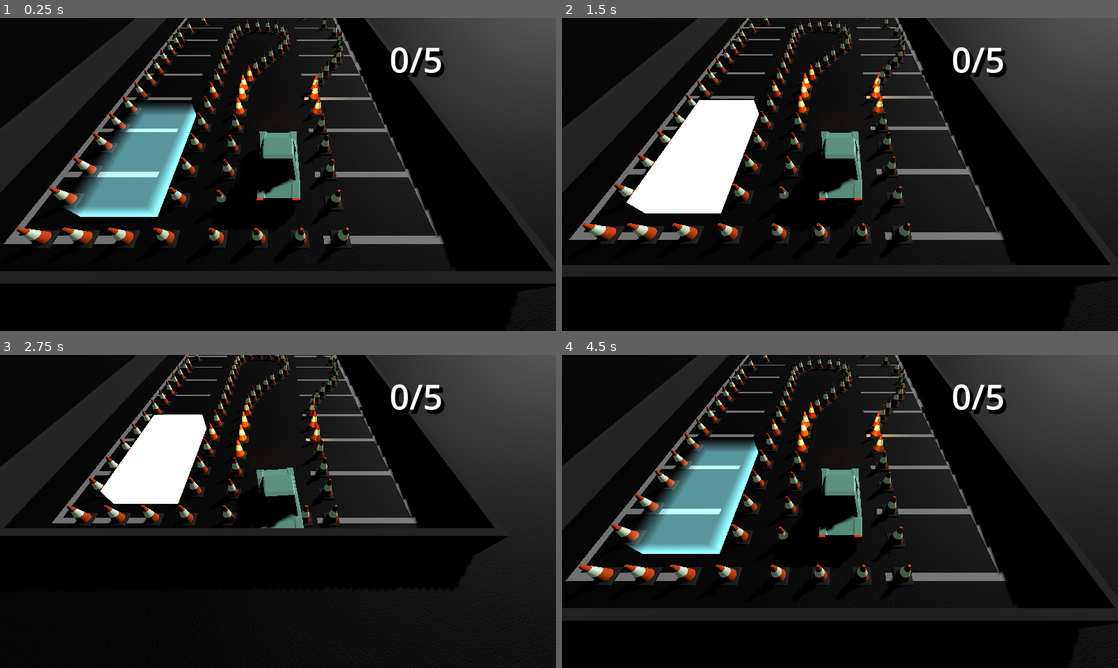
Above: before the commit, frames 1-4 (two rows, left to right).
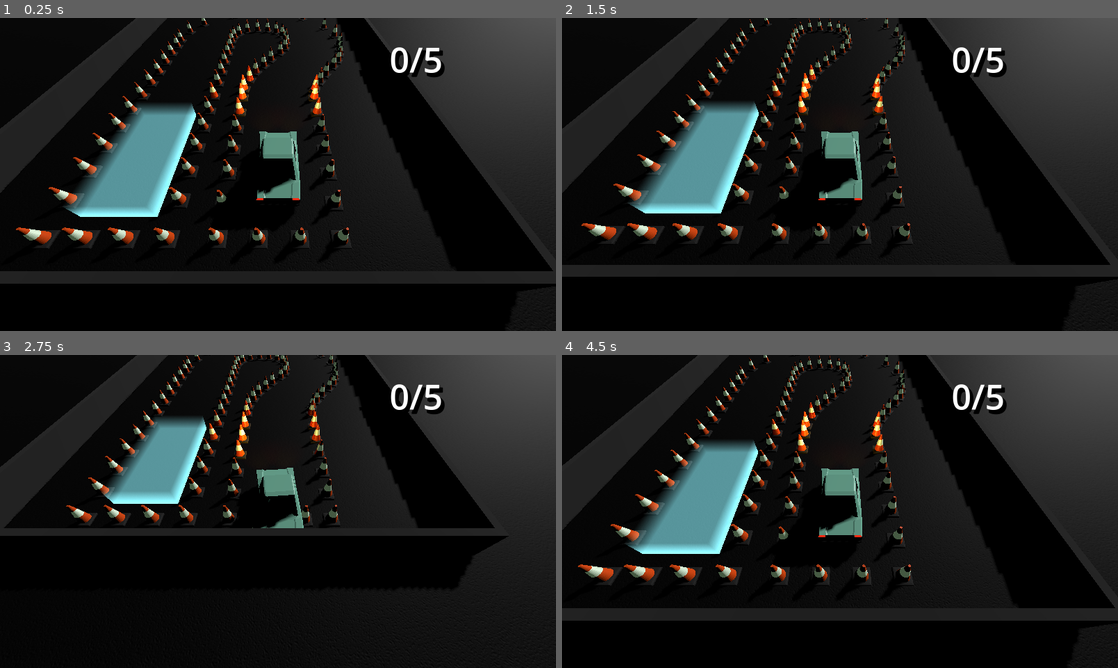
Above: after the commit, the same moments.

Repository: TomMurray/ValetV2
Game: Godot game, scene res://scenes/levels/test.tscn
The game is run twice, just before and just after one commit, with the same random seed, the same clock (stepped at 60 frames per second) and the same inputs.
Inputs:
- Up to frame 1 (0.25 s): no input
- Up to frame 2 (1.5 s): tap Enter at 0.5 s; hold Right (steer_right) 0.53-1.28 s; tap R (restart) at 1.25 s; hold Down (brake_reverse) from 1.28 s (still down)
- Up to frame 3 (2.75 s): release Down (brake_reverse) at 2.03 s; hold Right (steer_right) from 2.03 s (still down)
- Up to frame 4 (4.5 s): release Right (steer_right) at 2.78 s; hold Up (accelerate) 2.78-3.53 s; hold Left (steer_left) 3.53-4.25 s; click "RETRY" at 4.25 s

The runs differ from the first frame. In frame 1, 2.9% of the frame differs, in the area x 0-80%, y 0-73%; in frame 2, 7.9%, in the area x 1-80%, y 0-71%; in frame 3, 5.2%; in frame 4, 2.9%.

Commit message:
Fix road paint shader properly - use MODEL_MATRIX

Diff:
--- a/scenes/levels/test.tscn
+++ b/scenes/levels/test.tscn
@@ -78,7 +78,8 @@
 target = NodePath("../picocar")
 
 [node name="Camera3D" type="Camera3D" parent="follow_camera" node_paths=PackedStringArray("target")]
-transform = Transform3D(-0.99999, 0.00363988, -0.00273075, 0, 0.600117, 0.799912, 0.00455036, 0.799904, -0.600111, 0, 4.94629, -3.70978)
+transform = Transform3D(-0.99999, 0.00363988, -0.00273074, 0, 0.600117, 0.799912, 0.00455036, 0.799904, -0.600111, 0, 4.94629, -3.70978)
+current = true
 script = ExtResource("8_gofos")
 target = NodePath("../../picocar")
 
@@ -95,92 +96,70 @@
 [node name="road_lines" type="Node3D" parent="ground"]
 
 [node name="road_line" parent="ground/road_lines" instance=ExtResource("9_27sdn")]
-transform = Transform3D(-7.86805e-07, 0, 0.2, 0, 0.005, 0, -18, 0, -8.74228e-09, -4, 0, 7)
-skeleton = NodePath("../../..")
+transform = Transform3D(-7.86805e-07, 0, 0.2, 0, 0.48, 0, -18, 0, -8.74228e-09, -4, 0, 7)
 
 [node name="road_line1" parent="ground/road_lines" instance=ExtResource("9_27sdn")]
 transform = Transform3D(3, 0, 0, 0, 0.005, 0, 0, 0, 0.2, -2.6, 0, 16)
-skeleton = NodePath("../../..")
 
 [node name="road_line2" parent="ground/road_lines" instance=ExtResource("9_27sdn")]
 transform = Transform3D(3, 0, 0, 0, 0.005, 0, 0, 0, 0.2, -2.6, 0, 14)
-skeleton = NodePath("../../..")
 
 [node name="road_line3" parent="ground/road_lines" instance=ExtResource("9_27sdn")]
 transform = Transform3D(3, 0, 0, 0, 0.005, 0, 0, 0, 0.2, -2.6, 0, 12)
-skeleton = NodePath("../../..")
 
 [node name="road_line4" parent="ground/road_lines" instance=ExtResource("9_27sdn")]
 transform = Transform3D(3, 0, 0, 0, 0.005, 0, 0, 0, 0.2, -2.6, 0, 10)
-skeleton = NodePath("../../..")
 
 [node name="road_line5" parent="ground/road_lines" instance=ExtResource("9_27sdn")]
 transform = Transform3D(3, 0, 0, 0, 0.005, 0, 0, 0, 0.2, -2.6, 0, 8)
-skeleton = NodePath("../../..")
 
 [node name="road_line6" parent="ground/road_lines" instance=ExtResource("9_27sdn")]
 transform = Transform3D(3, 0, 0, 0, 0.005, 0, 0, 0, 0.2, -2.6, 0, 6)
-skeleton = NodePath("../../..")
 
 [node name="road_line7" parent="ground/road_lines" instance=ExtResource("9_27sdn")]
 transform = Transform3D(3, 0, 0, 0, 0.005, 0, 0, 0, 0.2, -2.6, 0, 4)
-skeleton = NodePath("../../..")
 
 [node name="road_line8" parent="ground/road_lines" instance=ExtResource("9_27sdn")]
 transform = Transform3D(3, 0, 0, 0, 0.005, 0, 0, 0, 0.2, -2.6, 0, 2)
-skeleton = NodePath("../../..")
 
 [node name="road_line9" parent="ground/road_lines" instance=ExtResource("9_27sdn")]
 transform = Transform3D(3, 0, 0, 0, 0.005, 0, 0, 0, 0.2, -2.6, 0, 0)
-skeleton = NodePath("../../..")
 
 [node name="road_line10" parent="ground/road_lines" instance=ExtResource("9_27sdn")]
 transform = Transform3D(3, 0, 0, 0, 0.005, 0, 0, 0, 0.2, -2.6, 0, -2)
-skeleton = NodePath("../../..")
 
 [node name="road_line11" parent="ground/road_lines" instance=ExtResource("9_27sdn")]
 transform = Transform3D(1.35896e-06, 0, -0.2, 0, 0.005, 0, 18, 0, 1.50996e-08, 6.54545, 0, 7)
-skeleton = NodePath("../../..")
 
 [node name="road_line12" parent="ground/road_lines" instance=ExtResource("9_27sdn")]
 transform = Transform3D(-3, 0, -3.01992e-08, 0, 0.005, 0, 4.52987e-07, 0, -0.2, 5.14545, 0, -2)
-skeleton = NodePath("../../..")
 
 [node name="road_line13" parent="ground/road_lines" instance=ExtResource("9_27sdn")]
 transform = Transform3D(-3, 0, -3.01992e-08, 0, 0.005, 0, 4.52987e-07, 0, -0.2, 5.14545, 0, 0)
-skeleton = NodePath("../../..")
 
 [node name="road_line14" parent="ground/road_lines" instance=ExtResource("9_27sdn")]
 transform = Transform3D(-3, 0, -3.01992e-08, 0, 0.005, 0, 4.52987e-07, 0, -0.2, 5.14545, 0, 2)
-skeleton = NodePath("../../..")
 
 [node name="road_line15" parent="ground/road_lines" instance=ExtResource("9_27sdn")]
 transform = Transform3D(-3, 0, -3.01992e-08, 0, 0.005, 0, 4.52987e-07, 0, -0.2, 5.14545, 0, 4)
-skeleton = NodePath("../../..")
 
 [node name="road_line16" parent="ground/road_lines" instance=ExtResource("9_27sdn")]
 transform = Transform3D(-3, 0, -3.01992e-08, 0, 0.005, 0, 4.52987e-07, 0, -0.2, 5.14545, 0, 6)
-skeleton = NodePath("../../..")
 
 [node name="road_line17" parent="ground/road_lines" instance=ExtResource("9_27sdn")]
 transform = Transform3D(-3, 0, -3.01992e-08, 0, 0.005, 0, 4.52987e-07, 0, -0.2, 5.14545, 0, 8)
-skeleton = NodePath("../../..")
 
 [node name="road_line18" parent="ground/road_lines" instance=ExtResource("9_27sdn")]
 transform = Transform3D(-3, 0, -3.01992e-08, 0, 0.005, 0, 4.52987e-07, 0, -0.2, 5.14546, 0, 10)
-skeleton = NodePath("../../..")
 
 [node name="road_line19" parent="ground/road_lines" instance=ExtResource("9_27sdn")]
 transform = Transform3D(-3, 0, -3.01992e-08, 0, 0.005, 0, 4.52987e-07, 0, -0.2, 5.14546, 0, 12)
-skeleton = NodePath("../../..")
 
 [node name="road_line20" parent="ground/road_lines" instance=ExtResource("9_27sdn")]
 transform = Transform3D(-3, 0, -3.01992e-08, 0, 0.005, 0, 4.52987e-07, 0, -0.2, 5.14546, 0, 14)
-skeleton = NodePath("../../..")
 
 [node name="road_line21" parent="ground/road_lines" instance=ExtResource("9_27sdn")]
 transform = Transform3D(-3, 0, -3.01992e-08, 0, 0.005, 0, 4.52987e-07, 0, -0.2, 5.14546, 0, 16)
-skeleton = NodePath("../../..")
 
 [node name="walls" type="StaticBody3D" parent="."]
 collision_mask = 7
--- a/scenes/road_paint_cuboid.tscn
+++ b/scenes/road_paint_cuboid.tscn
@@ -1,7 +1,6 @@
-[gd_scene load_steps=5 format=3 uid="uid://bg30bqbscr1ox"]
+[gd_scene load_steps=4 format=3 uid="uid://bg30bqbscr1ox"]
 
 [ext_resource type="Shader" path="res://shaders/road_paint.gdshader" id="1_1rjbg"]
-[ext_resource type="Script" path="res://scripts/road_paint_cuboid.gd" id="2_p0mps"]
 
 [sub_resource type="ShaderMaterial" id="ShaderMaterial_hbbfw"]
 render_priority = 0
@@ -12,5 +11,3 @@
 
 [node name="MeshInstance3D" type="MeshInstance3D"]
 mesh = SubResource("BoxMesh_40lpp")
-skeleton = NodePath("../..")
-script = ExtResource("2_p0mps")
--- a/scripts/road_paint_cuboid.gd
+++ /dev/null
@@ -1,8 +0,0 @@
-@tool
-extends MeshInstance3D
-
-func _process(delta):
-	# Sync shader parameters with the node
-	var material = mesh.surface_get_material(0) as ShaderMaterial
-	if material:
-		material.set_shader_parameter("transform", global_transform)
--- a/shaders/road_paint.gdshader
+++ b/shaders/road_paint.gdshader
@@ -2,9 +2,6 @@
 render_mode depth_draw_never;
 
 uniform sampler2D depth_texture : hint_depth_texture;
-
-// We can use the transform here to
-instance uniform mat4 transform;
 
 varying mat4 CAMERA;
 
@@ -21,11 +18,15 @@
 	vec4 world = CAMERA * INV_PROJECTION_MATRIX * vec4(ndc, 1.0);
 	vec3 world_p = world.xyz / world.w;
 
-	mat3 basis_c = mat3(transform);
-	vec3 position_c = transform[3].xyz;
-	vec3 lengths = vec3(length(basis_c[0]), length(basis_c[1]), length(basis_c[2]));
+	mat3 basis = mat3(MODEL_MATRIX);
+	vec3 basis_x = basis[0];
+	vec3 basis_y = basis[1];
+	vec3 basis_z = basis[2];
+
+	vec3 position_c = MODEL_MATRIX[3].xyz;
+	vec3 lengths = vec3(length(basis_x), length(basis_y), length(basis_z));
 	vec3 b = lengths * 0.5;
-	mat3 rot = mat3(basis_c[0] / lengths.x, basis_c[1] / lengths.y, basis_c[2] / lengths.z);
+	mat3 rot = mat3(basis_x / lengths.x, basis_y / lengths.y, basis_z / lengths.z);
 	mat3 rot_inverse_c = inverse(rot);
 	// Rect bounds
 
